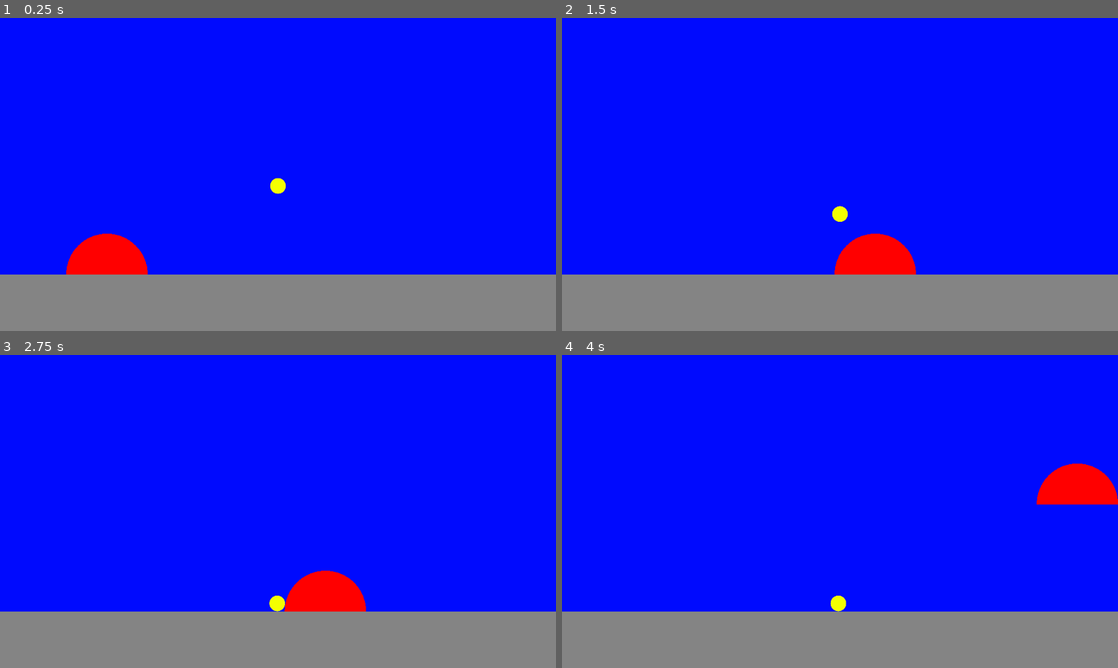
Above: before the commit, frames 1-4 (two rows, left to right).
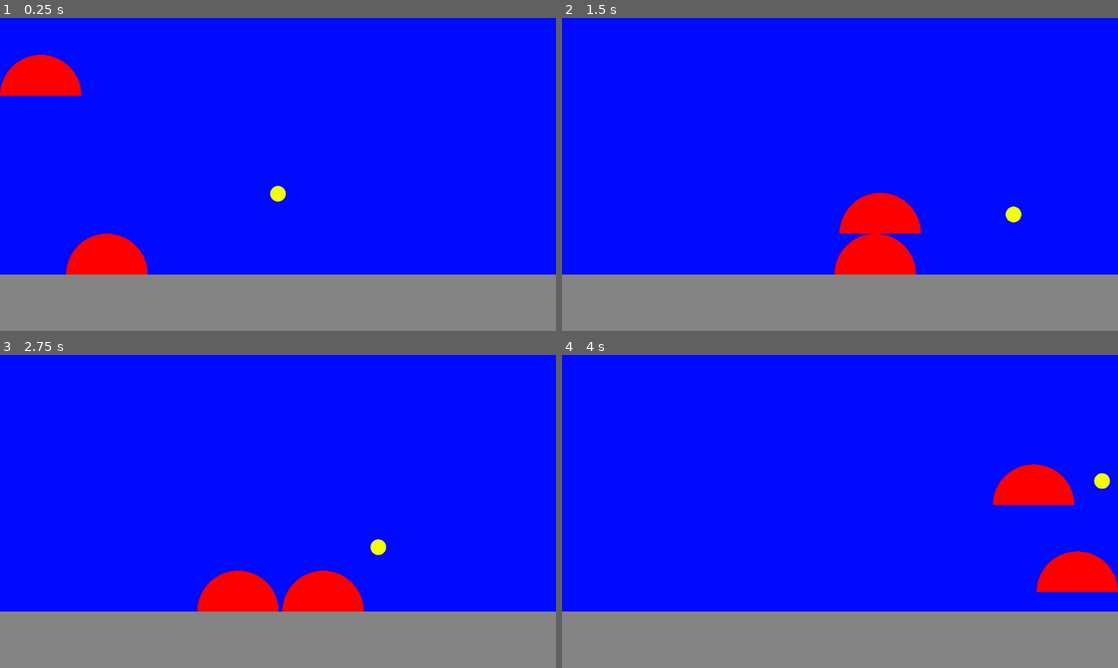
Above: after the commit, the same moments.

Repository: thorkellmani/slime_soccer_remake
Game: Godot game, scene res://main.tscn
Two runs of this game, one before a commit and one after it. Both use one fixed random seed, a clock stepped at 60 frames per second and the inputs below.
Inputs:
- Up to frame 1 (0.25 s): no input
- Up to frame 2 (1.5 s): hold D (move_right) from 0.53 s (still down); tap W (jump) at 0.77 s
- Up to frame 3 (2.75 s): tap W (jump) at 1.52 s; release D (move_right) at 2.03 s; hold A (move_left) from 2.03 s (still down)
- Up to frame 4 (4 s): release A (move_left) at 2.78 s; hold D (move_right) from 2.78 s (still down); tap W (jump) at 3.02, 3.77 s

The runs differ from the first frame. In frame 1, 1.7% of the frame differs, in the area x 0-52%, y 11-59%; in frame 2, 1.7%; in frame 3, 1.8%; in frame 4, 3.6%, in the area x 48-100%, y 34-82%.

Commit message:
feat: feels good

Diff:
--- a/main.tscn
+++ b/main.tscn
@@ -18,7 +18,8 @@
 size = Vector2(1024, 105)
 
 [sub_resource type="PhysicsMaterial" id="PhysicsMaterial_h2yge"]
-bounce = 0.1
+friction = 0.5
+bounce = 0.2
 
 [node name="Main" type="Node"]
 
@@ -48,6 +49,8 @@
 [node name="Player1" parent="." instance=ExtResource("2_0xm2m")]
 position = Vector2(197, 472)
 
+[node name="Player2" parent="." instance=ExtResource("2_0xm2m")]
+
 [node name="Boundaries" type="StaticBody2D" parent="."]
 physics_material_override = SubResource("PhysicsMaterial_0xm2m")
 
@@ -66,8 +69,9 @@
 [node name="Ball" parent="." instance=ExtResource("1_ig7tw")]
 position = Vector2(512, 255)
 scale = Vector2(1, 1.0216722)
+collision_layer = 6
 mass = 30.0
 physics_material_override = SubResource("PhysicsMaterial_h2yge")
 gravity_scale = 2.5
-linear_damp = 4.0
+linear_damp = 0.5
 script = ExtResource("3_h2yge")
--- a/player.gd
+++ b/player.gd
@@ -2,14 +2,15 @@
 
 const SPEED = 400.0
 const JUMP_VELOCITY = -1400.0
-const KICK_IMPACT: float = 10000.0
+const BASE_IMPACT: float = 200.0
+const IMPACT_SCALE: float = 40.0
+
 const GRAVITY_SCALE: Vector2 = Vector2(1, 5)
 
 var slime_half_height: float = 0
-var ball_on_top: bool = false
+var kick_cooldown: float = 0.0
 
 func _ready() -> void:
-	print($HitBox)
 	var min_y: float = INF
 	var max_y: float = -INF
 	for p in $HitBox.polygon:
@@ -23,27 +24,25 @@
 	if direction:
 		velocity.x = direction * SPEED
 	else:
-		velocity.x = move_toward(velocity.x, 0, SPEED)
+		velocity.x = 0
 
-func handle_collisions() -> void:
-	print(ball_on_top)
-	var _collisions = move_and_slide()
-	for i in get_slide_collision_count():
-		var collision = get_slide_collision(i)
-		var collider = collision.get_collider()
-		if collider.name == "Ball" && !ball_on_top:
-			kick_ball(collider, collision.get_normal())
-			break
-
-
-func kick_ball(ball: RigidBody2D, normal: Vector2 ) -> void:
+func kick_ball(ball: Ball, normal: Vector2) -> void:
 	#if normal.x == 0.0:
 		#teleport_ball_on_top(ball)
+	print("KICK")
+	print(normal)
+	var impulse =  -normal * (BASE_IMPACT + IMPACT_SCALE * velocity.length())
+	ball.apply_impulse(impulse)
+	print(impulse)
 
-	print("KICK BALl")
-	var impulse: Vector2 = Vector2(-normal * KICK_IMPACT)
-	ball.apply_impulse(impulse)
-
+func teleport_ball(ball: Ball):
+	print("TELEPORT")
+	var slime_position_y: float = global_position.y
+	var ball_hit_box: CollisionShape2D = ball.get_node("HitBox")
+	var ball_radius: float = ball_hit_box.shape.radius * 4 * ball_hit_box.scale.x
+	var ball_position: Vector2 = ball.global_position
+	var new_position : Vector2 = Vector2(ball_position.x, slime_position_y - slime_half_height - ball_radius)
+	ball.teleport_to(new_position)
 
 #func teleport_ball_on_top(ball: RigidBody2D):
 	#var anchor = global_position
@@ -62,17 +61,29 @@
 func _physics_process(delta: float) -> void:
 	apply_gravity(delta)
 	handle_inputs()
-	handle_collisions()
+	move_and_slide()
+
+	if kick_cooldown > 0.0:
+		kick_cooldown = maxf(kick_cooldown - delta, 0.0)
 
 
 func _draw() -> void:
 	draw_colored_polygon($HitBox.polygon, "red")
 
-func _on_below_detector_body_entered(body: Ball) -> void:
-	ball_on_top = true
-	var slime_position_y: float = global_position.y
-	var ball_hit_box: CollisionShape2D = body.get_node("HitBox")
-	var ball_radius: float = ball_hit_box.shape.radius * 4 * ball_hit_box.scale.x
-	var ball_position: Vector2 = body.global_position
-	var new_position : Vector2 = Vector2(ball_position.x, slime_position_y - slime_half_height - ball_radius)
-	body.teleport_to(new_position)
+
+func _on_ball_detector_body_entered(body: Ball) -> void:
+	print("in ball detector")
+	print("cooldown " + str(kick_cooldown))
+	if kick_cooldown <= 0.0:
+		print("kick_cooldow passed")
+		var normal = (global_position - body.global_position).normalized()
+		kick_cooldown = .3
+		if normal.y < 0:
+			print("ball below")
+			teleport_ball(body)
+		else:
+			kick_ball(body, normal)
+
+
+func _on_ball_detector_body_exited(body: Node2D) -> void:
+	pass # Replace with functidon body.
--- a/player.tscn
+++ b/player.tscn
@@ -22,4 +22,13 @@
 position = Vector2(0, 2.280973)
 shape = SubResource("RectangleShape2D_4flbx")
 
+[node name="BallDetector" type="Area2D" parent="."]
+collision_layer = 2
+collision_mask = 2
+
+[node name="BallHitHBox" type="CollisionPolygon2D" parent="BallDetector"]
+polygon = PackedVector2Array(-75, -6.5567083e-06, -74.638855, -7.3512774, -73.5589, -14.631768, -71.77052, -21.771347, -69.29096, -28.701258, -66.14409, -35.35476, -62.360214, -41.667774, -57.975792, -47.57949, -53.033012, -53.033005, -47.5795, -57.975784, -41.66778, -62.36021, -35.35475, -66.1441, -28.701267, -69.29096, -21.771341, -71.77052, -14.631779, -73.55889, -7.3512697, -74.638855, 8.9436605e-07, -75, 7.3512716, -74.638855, 14.631781, -73.55889, 21.771343, -71.77052, 28.701271, -69.290955, 35.354755, -66.1441, 41.667755, -62.36023, 47.5795, -57.975784, 53.032997, -53.033016, 57.975792, -47.579487, 62.360218, -41.667774, 66.144104, -35.35474, 69.29097, -28.701258, 71.77052, -21.771362, 73.5589, -14.631767, 74.638855, -7.3512936, 75, 1.3113417e-05)
+
 [connection signal="body_entered" from="BelowDetector" to="." method="_on_below_detector_body_entered"]
+[connection signal="body_entered" from="BallDetector" to="." method="_on_ball_detector_body_entered"]
+[connection signal="body_exited" from="BallDetector" to="." method="_on_ball_detector_body_exited"]
--- a/project.godot
+++ b/project.godot
@@ -55,6 +55,8 @@
 
 [layer_names]
 
+2d_physics/layer_1="Boundaries"
+2d_physics/layer_2="Ball"
 2d_physics/layer_3="Below layer"
 
 [physics]
